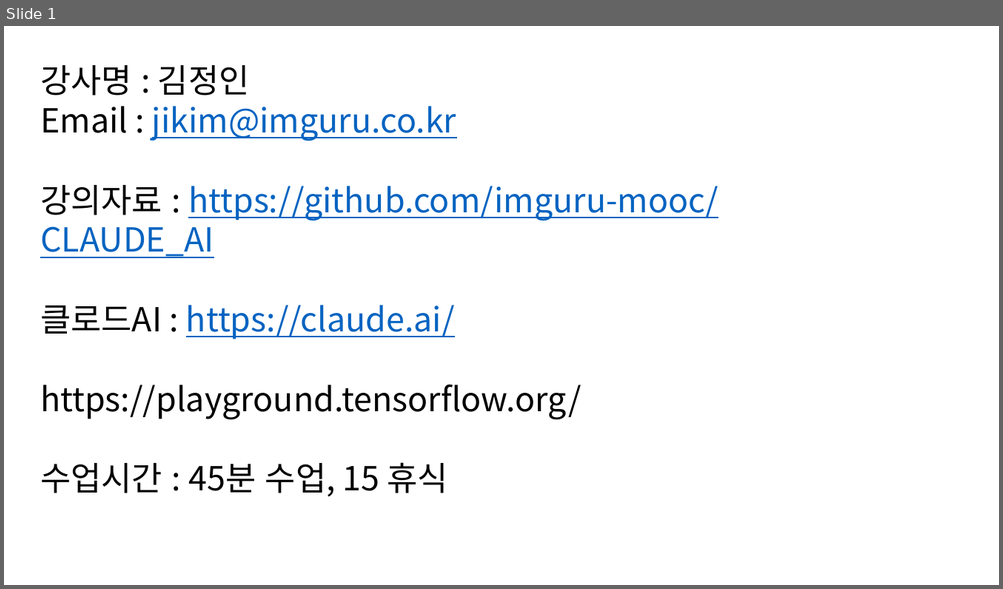
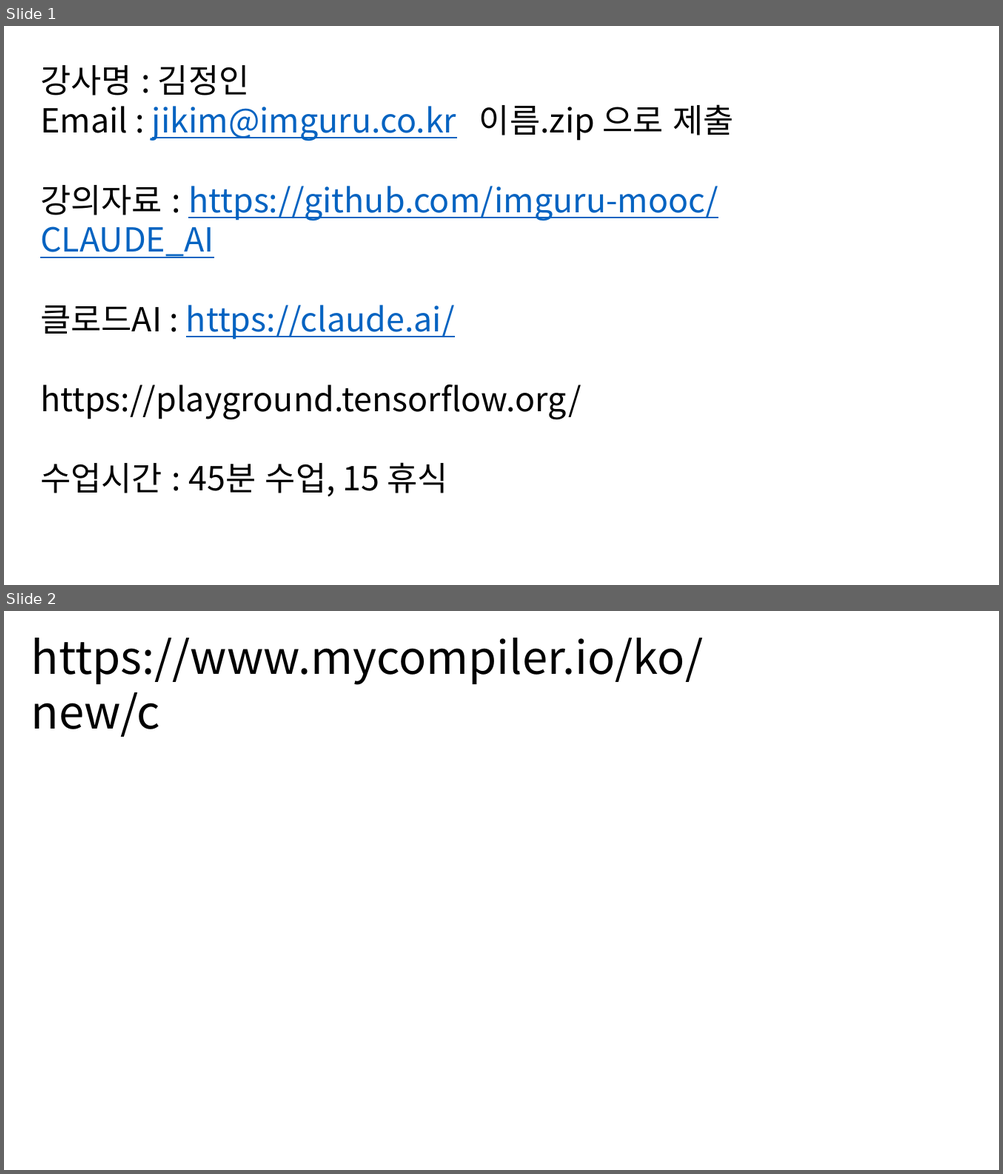
Before and after one commit to imguru-mooc/CLAUDE_AI, a slide deck: 판서.pptx. Shown one above the other, each under a label of ours: slide 1 before the commit, slides 1 and 2 after it. The pictures are 1003x589 and 1003x1174 pixels, drawn with LibreOffice and Linux fonts; fonts in the diff are those of the drawing. Boxes give left, top, right and bottom in pixels: in the first picture for what was removed or moved away, otherwise in the second. Text is boxed around its words. In the diff, an @@ line names an element or a change of style, - is before the commit and + after.

```diff
--- a/판서.pptx
+++ b/판서.pptx
@@ slide 2 added at (4, 611, 999, 1170), background #FFFFFF @@
@@ text added at (31, 638, 703, 737), 44 pt, text #000000 @@
+https://www.mycompiler.io/ko/new/c
@@ slide 1 changed as well @@
@@ text at (40, 104, 733, 141): text changed @@
-Email : jikim@imguru.co.kr
+Email : jikim@imguru.co.kr 이름.zip 으로 제출
```
Also in this commit, not shown: 6 other slides added.
